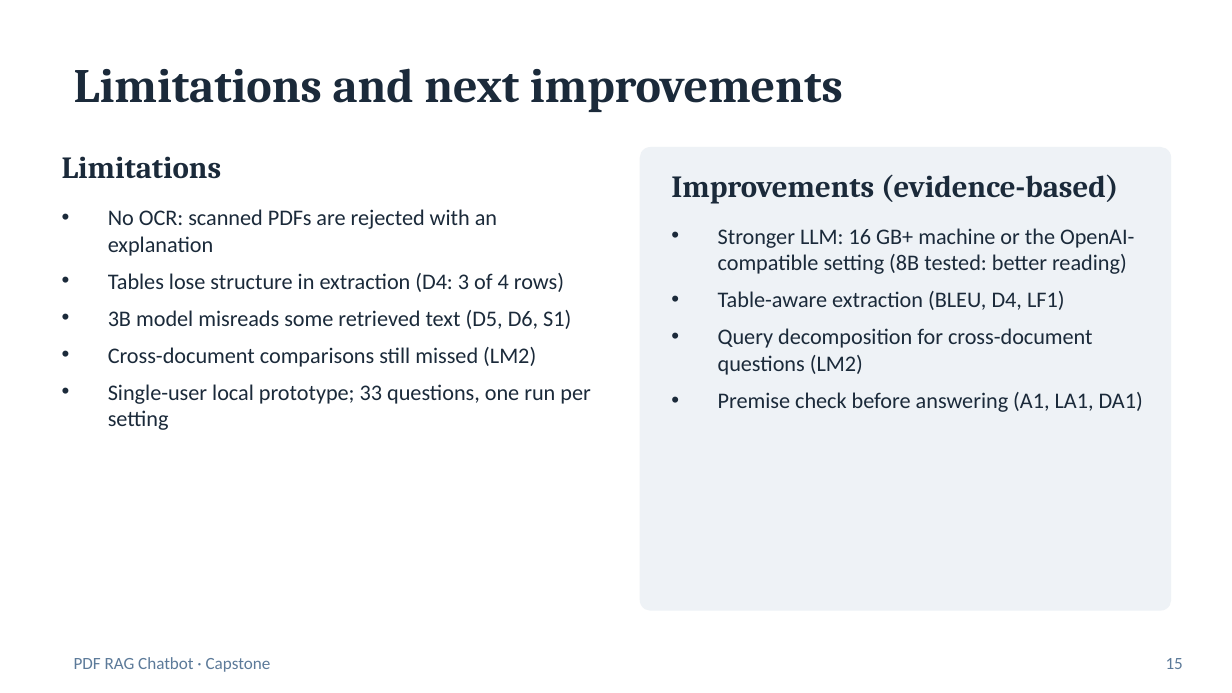
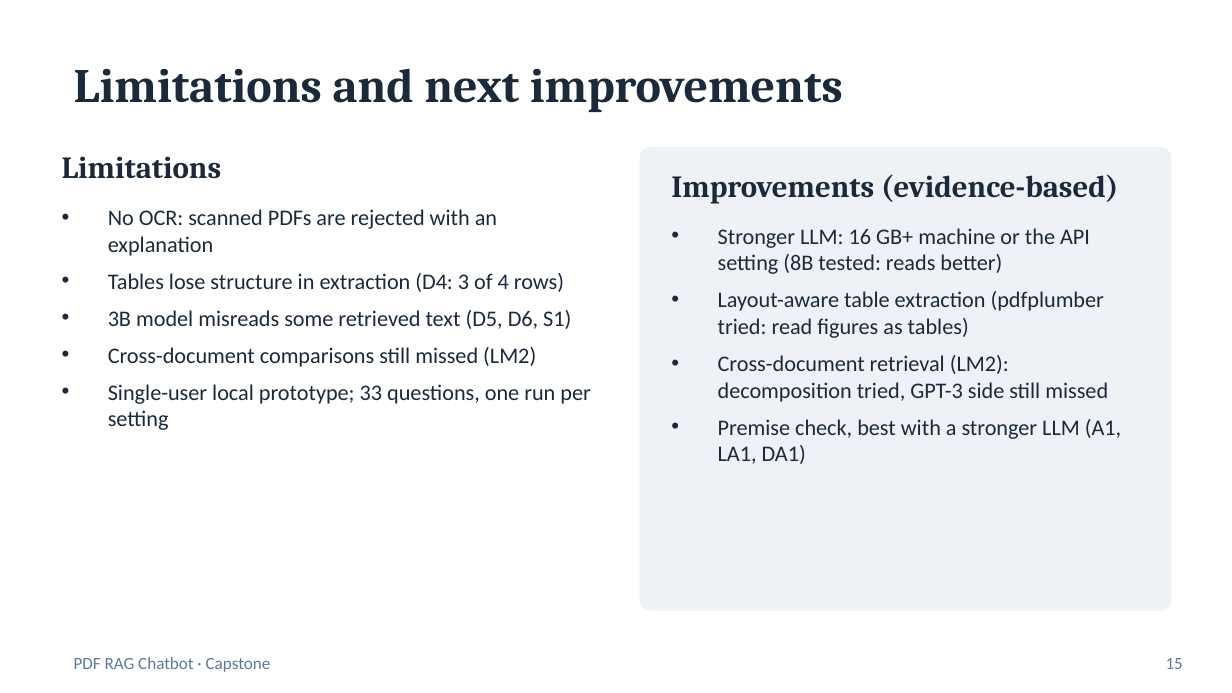
Before and after one commit to sabareesh-r23/pdf-rag-chatbot-old, a slide deck: slide 15 of docs/presentation/RAG_PDF_Chatbot_Capstone.pptx. Drawn at 1232x693 pixels with LibreOffice and Linux fonts; fonts in the diff are those of the drawing. Boxes give left, top, right and bottom in pixels: in the first picture for what was removed or moved away, otherwise in the second. Text is boxed around its words. In the diff, an @@ line names an element or a change of style, - is before the commit and + after.

```diff
--- a/docs/presentation/RAG_PDF_Chatbot_Capstone.pptx
+++ b/docs/presentation/RAG_PDF_Chatbot_Capstone.pptx
@@ text at (718, 228, 1121, 464): text changed @@
-• Stronger LLM: 16 GB+ machine or the OpenAI-compatible setting (8B tested: better reading)
-• Table-aware extraction (BLEU, D4, LF1)
-• Query decomposition for cross-document questions (LM2)
-• Premise check before answering (A1, LA1, DA1)
+• Stronger LLM: 16 GB+ machine or the API setting (8B tested: reads better)
+• Layout-aware table extraction (pdfplumber tried: read figures as tables)
+• Cross-document retrieval (LM2): decomposition tried, GPT-3 side still missed
+• Premise check, best with a stronger LLM (A1, LA1, DA1)
```
Also in this commit, not shown: 6 other slides changed, 29 other files.
